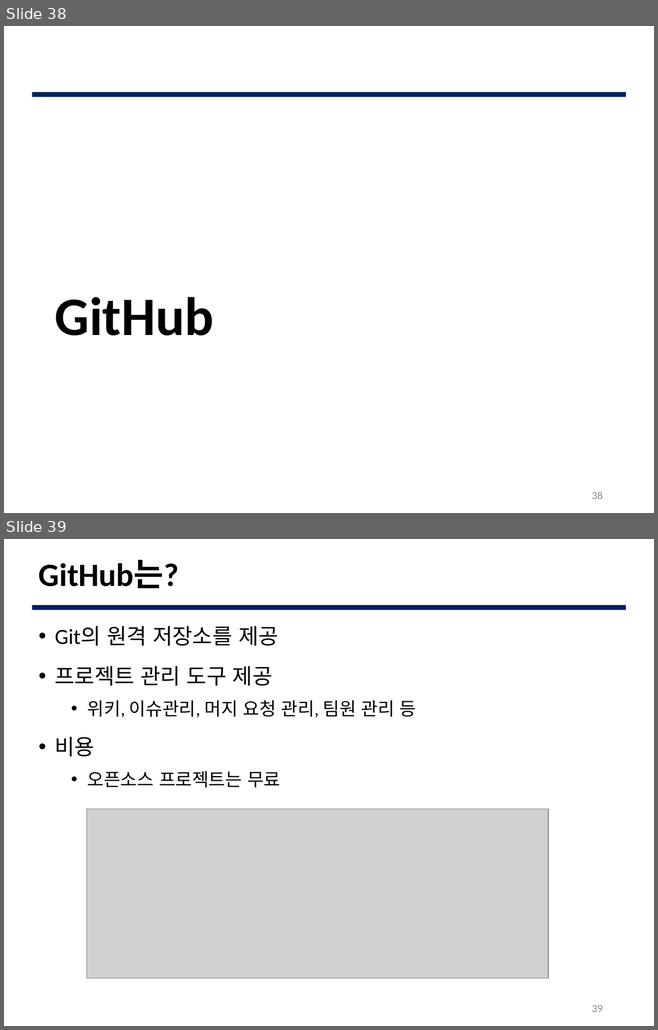
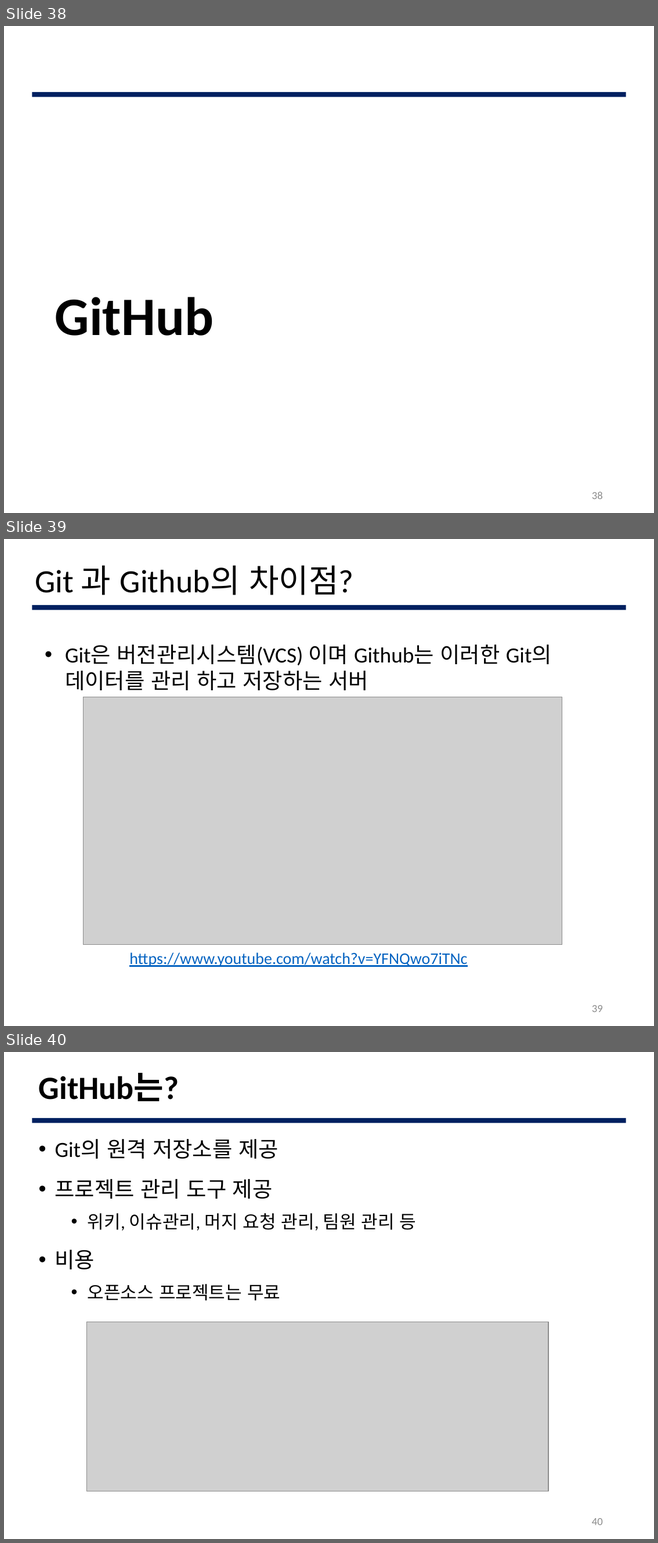
Before and after one commit to JBNU-JEduTools/osscourse, a slide deck: Slides/5. Git 초급.pptx. Shown one above the other, each under a label of ours: slides 38 and 39 before the commit, slides 38, 39 and 40 after it. The pictures are 658x1030 and 658x1543 pixels, drawn with LibreOffice and Linux fonts; fonts in the diff are those of the drawing; grey boxes stand for pictures; background and template pictures are left out. Boxes give left, top, right and bottom in pixels: in the first picture for what was removed or moved away, otherwise in the second. Text is boxed around its words. In the diff, an @@ line names an element or a change of style, - is before the commit and + after.

```diff
--- a/Slides/5. Git 초급.pptx
+++ b/Slides/5. Git 초급.pptx
@@ slide 39 added at (4, 539, 654, 1026), background #FFFFFF; not listed: 1 template element that a slide beside it also shows @@
@@ text added at (35, 565, 353, 595), 36 pt, text #000000 @@
+Git 과 Github의 차이점?
@@ text added at (65, 645, 552, 690), 24 pt, text #000000 @@
+• Git은 버전관리시스템(VCS) 이며 Github는 이러한 Git의 데이터를 관리 하고 저장하는 서버
@@ picture added at (83, 697, 561, 945) @@
@@ text added at (129, 953, 467, 967), 18 pt, text #0563C1, underline @@
+https://www.youtube.com/watch?v=YFNQwo7iTNc
@@ page number added at (592, 1005, 603, 1012), 12 pt, text #8C8C8C @@
+39
@@ what was slide 39 is now slide 40 @@
@@ page number at (592, 1518, 603, 1525): text changed @@
-39
+40
```
Also in this commit, not shown: 6 slides changed, 5 other files.
